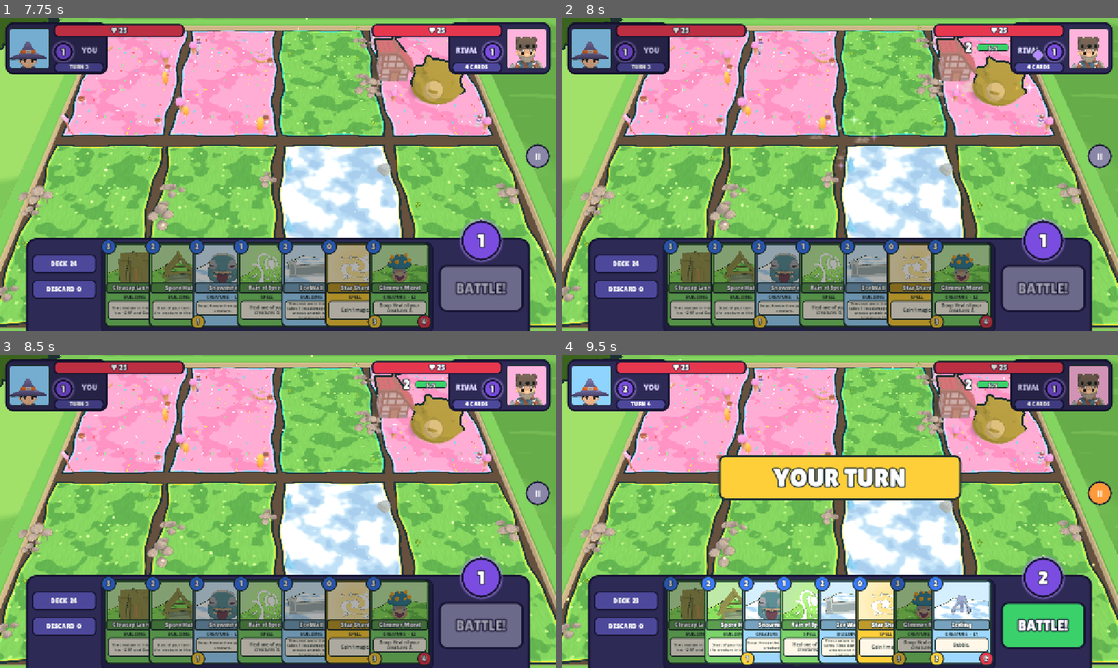
Above: before the commit, frames 1-4 (two rows, left to right).
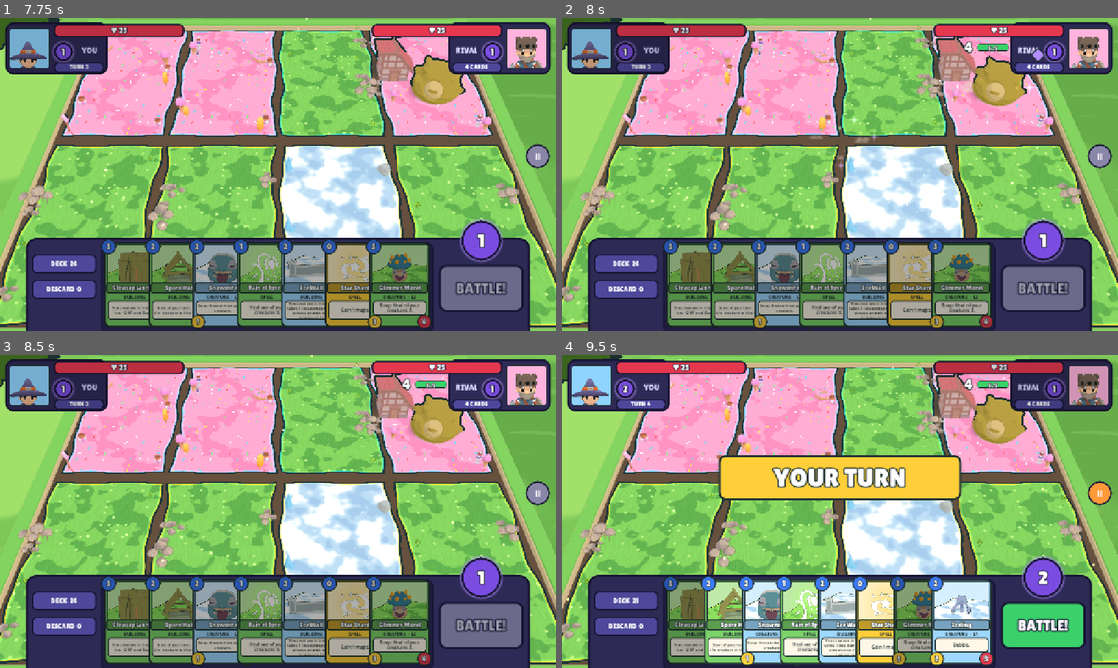
Above: after the commit, the same moments.

Repository: muriarty1893/cardwards
Game: Godot game, scene res://menus/main_menu.tscn
Two runs of this game, one before a commit and one after it. Both use one fixed random seed, a clock stepped at 60 frames per second and the inputs below.
Inputs (mouse positions are in pixels of both pictures, inside the frame that each line leads up to):
- Up to frame 1 (7.75 s): click "Easy" at 0.5 s; click "Easy" at 1.25 s; click "PLAY" at 2 s; drag from (133, 284) to (333, 105) at 2.77 s; drag from (189, 284) to (250, 237) at 3.52 s; move the mouse to (239, 284) at 4.27 s; click (239, 284) at 4.42 s; drag from (294, 284) to (111, 127) at 5.02 s; click "BATTLE!" at 5.75 s; drag from (133, 284) to (305, 174) at 6.52 s; drag from (177, 284) to (194, 96) at 7.27 s
- Up to frame 2 (8 s): no input
- Up to frame 3 (8.5 s): move the mouse to (222, 621) at 8.02 s; click (222, 621) at 8.17 s
- Up to frame 4 (9.5 s): drag from (828, 621) to (728, 527) at 8.77 s

Frame 1 is identical in both runs. In frame 2, less than 0.1% of the frame differs, in the area x 72-74%, y 7-12%; in frame 3, less than 0.1%; in frame 4, less than 0.1%, in the area x 72-77%, y 7-99%.

Commit message:
balance: buff Sugar Storm and Deep Freeze
Medium-vs-Medium win rates over 120 games per deck went from 65/65/22/26%
to 60/63/39/36% (Grove Guard / Blaze Rush / Sugar Storm / Deep Freeze).
Gumdrop 2/4, Taffy Snail 3/4, Lollibat 2/4, Sugar Sprite 3/3, Jellywobble
4/6, Bonbon 6/7 for 6, Candy Mill 2, Sugar Rush 1, Iceling 2/3, Glacier
Tortoise 3/6, Rimewing 4/4, Blizzard Titan 7. Spec section 6 updated.

Co-Authored-By: Claude Opus 5.5 <noreply@anthropic.com>
Claude-Session: https://claude.ai/code/session_01KWhDzHoaJZoxty1TDdYE3R

Diff:
--- a/data/cards/blizzard_titan.tres
+++ b/data/cards/blizzard_titan.tres
@@ -15,7 +15,7 @@
 display_name = "Blizzard Titan"
 land = 3
 level = 3
-cost = 8
+cost = 7
 attack = 6
 health = 8
 keywords = Array[StringName]([&"bubble"])
--- a/data/cards/bonbon_behemoth.tres
+++ b/data/cards/bonbon_behemoth.tres
@@ -21,7 +21,7 @@
 display_name = "Bonbon Behemoth"
 land = 2
 level = 3
-cost = 7
-attack = 5
+cost = 6
+attack = 6
 health = 7
 effects = Array[ExtResource("1_wwfj6")]([SubResource("Resource_62chb"), SubResource("Resource_hr2ki")])
--- a/data/cards/candy_mill.tres
+++ b/data/cards/candy_mill.tres
@@ -15,5 +15,5 @@
 display_name = "Candy Mill"
 kind = 1
 land = 2
-cost = 3
+cost = 2
 effects = Array[ExtResource("1_lhnrd")]([SubResource("Resource_tnhu3")])
--- a/data/cards/glacier_tortoise.tres
+++ b/data/cards/glacier_tortoise.tres
@@ -10,6 +10,6 @@
 land = 3
 level = 2
 cost = 3
-attack = 2
+attack = 3
 health = 6
 keywords = Array[StringName]([&"bubble"])
--- a/data/cards/gumdrop.tres
+++ b/data/cards/gumdrop.tres
@@ -16,6 +16,6 @@
 land = 2
 level = 1
 cost = 2
-attack = 1
-health = 3
+attack = 2
+health = 4
 effects = Array[ExtResource("1_gcsmx")]([SubResource("Resource_6acrf")])
--- a/data/cards/iceling.tres
+++ b/data/cards/iceling.tres
@@ -11,5 +11,5 @@
 level = 1
 cost = 2
 attack = 2
-health = 2
+health = 3
 keywords = Array[StringName]([&"bubble"])
--- a/data/cards/jellywobble.tres
+++ b/data/cards/jellywobble.tres
@@ -16,6 +16,6 @@
 land = 2
 level = 2
 cost = 4
-attack = 3
-health = 5
+attack = 4
+health = 6
 effects = Array[ExtResource("1_kgb6i")]([SubResource("Resource_xk6id")])
--- a/data/cards/lollibat.tres
+++ b/data/cards/lollibat.tres
@@ -17,6 +17,6 @@
 level = 1
 cost = 3
 attack = 2
-health = 3
+health = 4
 keywords = Array[StringName]([&"flurry"])
 effects = Array[ExtResource("1_j4g6y")]([SubResource("Resource_l48uv")])
--- a/data/cards/rimewing.tres
+++ b/data/cards/rimewing.tres
@@ -16,6 +16,6 @@
 land = 3
 level = 2
 cost = 4
-attack = 3
+attack = 4
 health = 4
 effects = Array[ExtResource("1_iveao")]([SubResource("Resource_7133j")])
--- a/data/cards/sugar_rush.tres
+++ b/data/cards/sugar_rush.tres
@@ -15,5 +15,5 @@
 display_name = "Sugar Rush"
 kind = 2
 land = 2
-cost = 2
+cost = 1
 effects = Array[ExtResource("1_7llcb")]([SubResource("Resource_0qgnx")])
--- a/data/cards/sugar_sprite.tres
+++ b/data/cards/sugar_sprite.tres
@@ -18,6 +18,6 @@
 level = 2
 cost = 3
 attack = 3
-health = 2
+health = 3
 keywords = Array[StringName]([&"hidden"])
 effects = Array[ExtResource("1_klbbi")]([SubResource("Resource_4e0mo")])
--- a/data/cards/taffy_snail.tres
+++ b/data/cards/taffy_snail.tres
@@ -16,6 +16,6 @@
 land = 2
 level = 1
 cost = 2
-attack = 1
+attack = 3
 health = 4
 effects = Array[ExtResource("1_hbvya")]([SubResource("Resource_aril3")])
--- a/tests/test_cards.gd
+++ b/tests/test_cards.gd
@@ -258,7 +258,7 @@
 	var s: GameState = Fx.blank()
 	Fx.put_creature(s, 0, 0, &"gumdrop")
 	Fx.put_building(s, 0, 0, &"sugar_shack")
-	assert_eq([Rules.effective_attack(s, 0, 0), Rules.effective_max_hp(s, 0, 0)], [2, 4], "+1/+1")
+	assert_eq([Rules.effective_attack(s, 0, 0), Rules.effective_max_hp(s, 0, 0)], [3, 5], "+1/+1 on a 2/4")
 	return true
 
 
@@ -473,7 +473,7 @@
 func test_game_over_mid_cascade() -> bool:
 	var s: GameState = Fx.blank()
 	s.players[0].hero_hp = 2
-	Fx.put_creature(s, 0, 0, &"jellywobble", 3)
+	Fx.put_creature(s, 0, 0, &"jellywobble", 4)  # 6 HP: Ember Rain's 2 finishes it
 	var ev: Array[GameEvent] = []
 	Rules.give_keyword(s, 0, 0, &"second_wind", ev)
 	s.active = 1
--- a/tests/test_data.gd
+++ b/tests/test_data.gd
@@ -25,14 +25,14 @@
 	&"blazehorn": [2, 5, 5, 4, [&"dash"], 0], &"inferno_drake": [3, 7, 6, 6, [], 1],
 	&"kiln_tower": [0, 2, 0, 0, [], 0], &"smokestack": [0, 2, 0, 0, [], 0],
 	&"fireball": [0, 2, 0, 0, [], 0], &"ember_rain": [0, 4, 0, 0, [], 0],
-	&"gumdrop": [1, 2, 1, 3, [], 0], &"taffy_snail": [1, 2, 1, 4, [], 0],
-	&"lollibat": [1, 3, 2, 3, [&"flurry"], 0], &"sugar_sprite": [2, 3, 3, 2, [&"hidden"], 0],
-	&"jellywobble": [2, 4, 3, 5, [], 0], &"bonbon_behemoth": [3, 7, 5, 7, [], 0],
-	&"sugar_shack": [0, 1, 0, 0, [], 0], &"candy_mill": [0, 3, 0, 0, [], 0],
-	&"sugar_rush": [0, 2, 0, 0, [], 0], &"swap_trick": [0, 1, 0, 0, [], 0],
-	&"snowmite": [1, 2, 1, 3, [], 0], &"iceling": [1, 2, 2, 2, [&"bubble"], 0],
-	&"frostfang": [1, 3, 3, 3, [], 0], &"glacier_tortoise": [2, 3, 2, 6, [&"bubble"], 0],
-	&"rimewing": [2, 4, 3, 4, [], 0], &"blizzard_titan": [3, 8, 6, 8, [&"bubble"], 0],
+	&"gumdrop": [1, 2, 2, 4, [], 0], &"taffy_snail": [1, 2, 3, 4, [], 0],
+	&"lollibat": [1, 3, 2, 4, [&"flurry"], 0], &"sugar_sprite": [2, 3, 3, 3, [&"hidden"], 0],
+	&"jellywobble": [2, 4, 4, 6, [], 0], &"bonbon_behemoth": [3, 6, 6, 7, [], 0],
+	&"sugar_shack": [0, 1, 0, 0, [], 0], &"candy_mill": [0, 2, 0, 0, [], 0],
+	&"sugar_rush": [0, 1, 0, 0, [], 0], &"swap_trick": [0, 1, 0, 0, [], 0],
+	&"snowmite": [1, 2, 1, 3, [], 0], &"iceling": [1, 2, 2, 3, [&"bubble"], 0],
+	&"frostfang": [1, 3, 3, 3, [], 0], &"glacier_tortoise": [2, 3, 3, 6, [&"bubble"], 0],
+	&"rimewing": [2, 4, 4, 4, [], 0], &"blizzard_titan": [3, 7, 6, 8, [&"bubble"], 0],
 	&"ice_wall": [0, 2, 0, 0, [], 0], &"frost_spire": [0, 2, 0, 0, [], 0],
 	&"cold_snap": [0, 1, 0, 0, [], 0], &"avalanche": [0, 3, 0, 0, [], 0],
 	&"star_shard": [0, 0, 0, 0, [], 0],
Not shown, changed: docs/superpowers/specs/2026-11-16-rules-2-design.md
